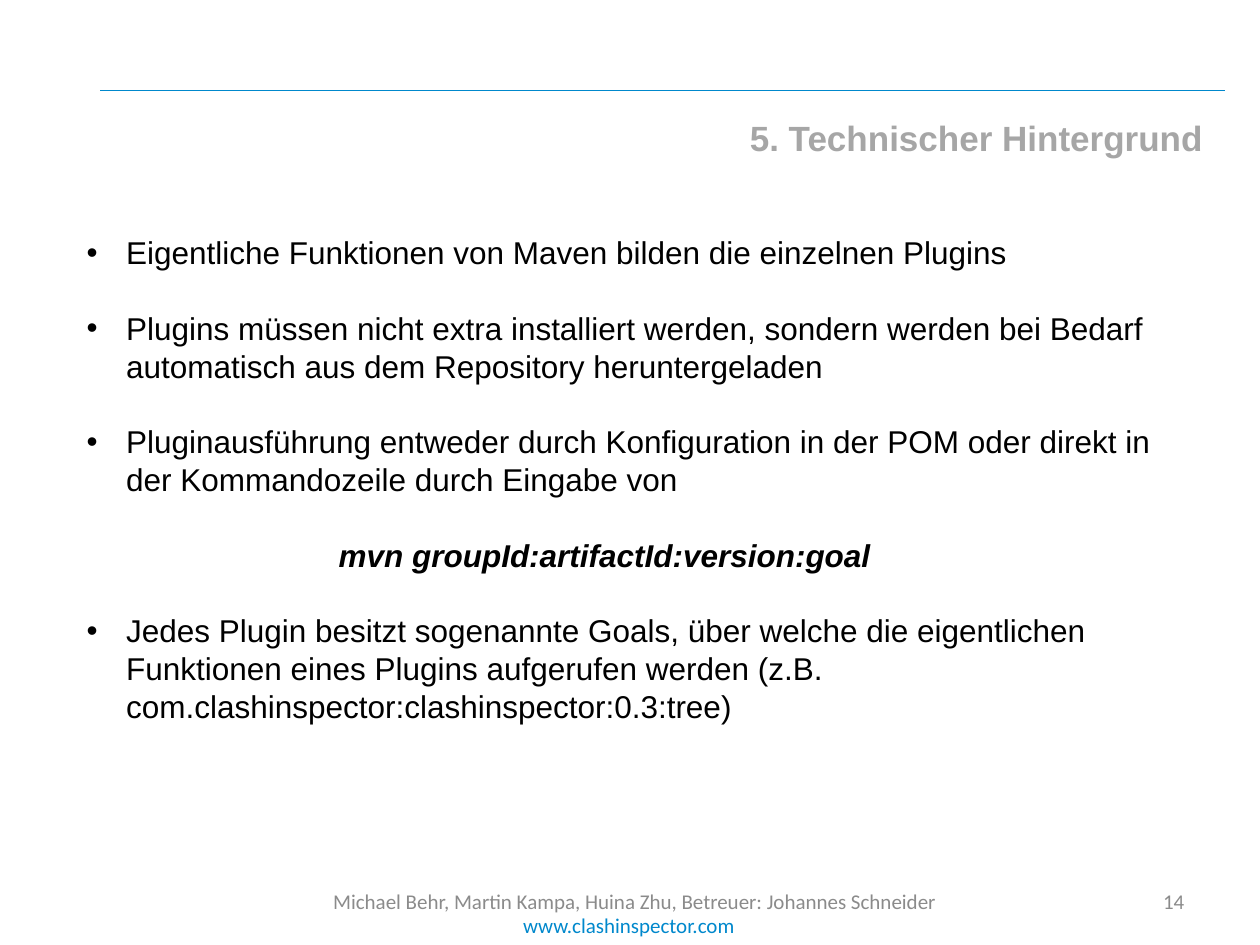
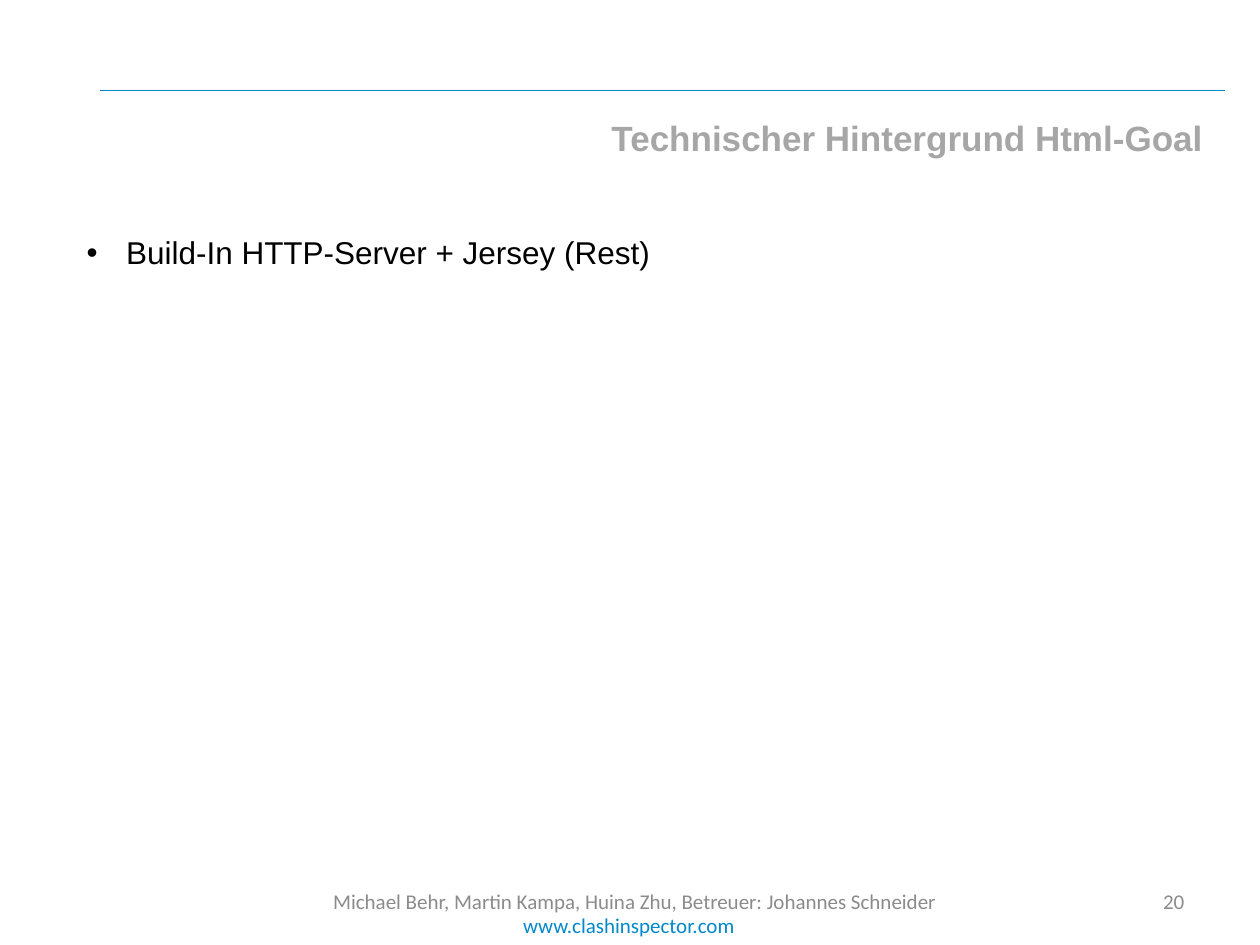
Before and after one commit to cedarsoft/clashinspector.com, a slide deck: slide 20 of presentation/Jahresprojekt Endpräsentation.pptx (slide 14 before the commit). Drawn at 1260x945 pixels with LibreOffice and Linux fonts; fonts in the diff are those of the drawing; background and template pictures are left out. Boxes give left, top, right and bottom in pixels: in the first picture for what was removed or moved away, otherwise in the second. Text is boxed around its words. In the diff, an @@ line names an element or a change of style, - is before the commit and + after.

```diff
--- a/presentation/Jahresprojekt Endpräsentation.pptx
+++ b/presentation/Jahresprojekt Endpräsentation.pptx
@@ text at box(611, 126, 1202, 157): text changed @@
-5. Technischer Hintergrund
+Technischer Hintergrund Html-Goal
@@ text at box(126, 241, 650, 270): text changed @@
-• Eigentliche Funktionen von Maven bilden die einzelnen Plugins
-• Plugins müssen nicht extra installiert werden, sondern werden bei Bedarf automatisch aus dem Repository heruntergeladen
-• Pluginausführung entweder durch Konfiguration in der POM oder direkt in der Kommandozeile durch Eingabe von
-mvn groupId:artifactId:version:goal
-• Jedes Plugin besitzt sogenannte Goals, über welche die eigentlichen Funktionen eines Plugins aufgerufen werden (z.B. com.clashinspector:clashinspector:0.3:tree)
+• Build-In HTTP-Server + Jersey (Rest)
@@ page number at box(1163, 895, 1184, 909): text changed @@
-14
+20
```
Also in this commit, not shown: 11 other slides changed, 4 other files.
